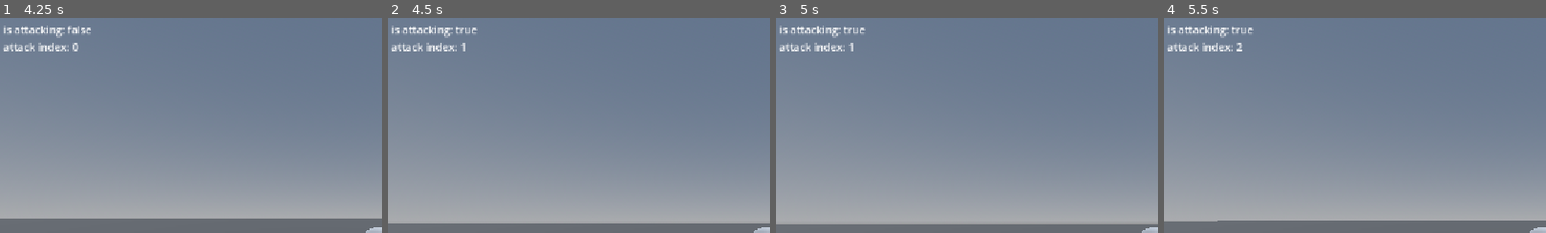
Above: before the commit, frames 1-4 (left to right).
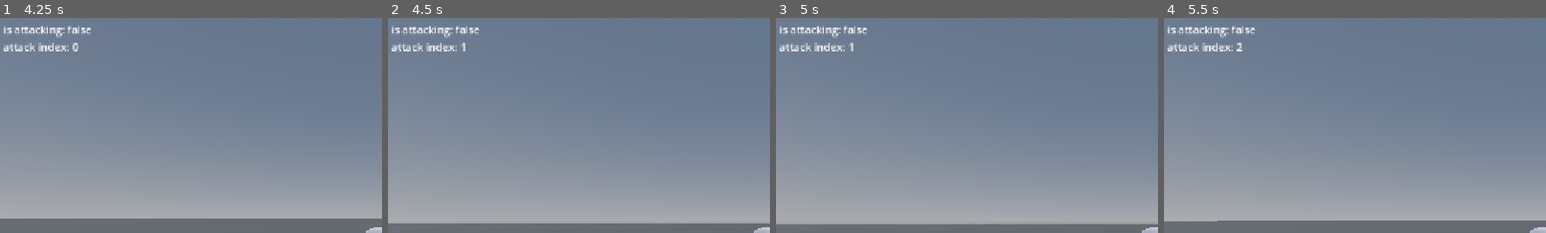
Above: after the commit, the same moments.

Repository: c-dez/fedel
Game: Godot game, scene res://main.tscn
Two runs of this game, one before a commit and one after it. Both use one fixed random seed, a clock stepped at 60 frames per second and the inputs below.
Inputs (mouse positions are % of the whole screen's width and height, from its top left):
- Up to frame 1 (4.25 s): move the mouse to (55, 50) at 0.52 s; hold W (up) from 0.53 s (still down); tap E (action) at 0.6, 2.3, 2.85 s; tap Space (jump) at 0.77, 1.52, 3.02, 3.77 s; click (55, 50) at 0.8 s; move the mouse to (45, 50) at 1.27 s; click (45, 50) at 1.35 s; right-click (45, 50) at 1.55 s; move the mouse to (52, 48) at 2.02 s; right-click (52, 48) at 2.1 s; move the mouse to (49, 52) at 2.77 s; click (49, 52) at 3.05 s; move the mouse to (57, 51) at 3.52 s; tap Shift (dodge) at 3.6 s; right-click (57, 51) at 3.8 s
- Up to frame 2 (4.5 s): keep holding W (up); move the mouse to (42, 49) at 4.27 s; click (42, 49) at 4.35 s
- Up to frame 3 (5 s): keep holding W (up); tap Space (jump) at 4.52 s; tap E (action) at 4.55 s
- Up to frame 4 (5.5 s): keep holding W (up); tap Enter at 5 s; move the mouse to (51, 50) at 5.02 s; right-click (51, 50) at 5.1 s; click (51, 50) at 5.3 s
The pictures show only the part of the screen within x 0-50%, y 3-53%; the shares and areas given below are measured in that part.

Frame 1 is identical in both runs. In frame 2, 0.1% of the frame differs, in the area x 18-24%, y 3-8%; in frame 3, 0.1%; in frame 4, 0.1%.

Commit message:
creado behavior para attack y recovery states

Diff:
--- a/Player/state_machine/states/attack.gd
+++ b/Player/state_machine/states/attack.gd
@@ -4,65 +4,64 @@
 
 
 var attacks_array: Array[BasicAttack] = []
+## numero de ataque
 var attack_index: int = 0
 var is_attacking: bool = false
 var request_next_attack: bool = false
+var attack_time: float = 0 ## tiempo desde que empezo el ataque
 
 
 @onready var player: Player = owner
 @onready var sm: StateMachine = get_parent()
-@onready var timer: Timer = Timer.new()
+# @onready var timer: Timer = Timer.new()
 
 
 func _ready() -> void:
 	_set_attacks_array()
-	add_child(timer)
-	timer.one_shot = true
-	timer.autostart = false
 
 
 func _process(_delta: float) -> void:
-
-
 	if sm.current_state != self:
 		if Input.is_action_just_pressed('left_mouse'):
 			if player.is_on_floor():
 				emit_signal('change_state_to', sm.current_state, 'attack')
-	if sm.current_state == self:
-		if Input.is_action_just_pressed('left_mouse'):
-			request_attack()
-
-	attack()
-
-
-func _physics_process(_delta: float) -> void:
-	is_attacking = timer.time_left
 
 
 func enter() -> void:
 	player.velocity.x = 0
 	player.velocity.z = 0
-	timer.start(attacks_array[0].attack_duration)
+
 	attacks_array[0].attack()
 	attack_index += 1
+	attack_time = 0.0
 
 
-func exit() -> void:
-	attack_index = 0
+func process(_delta: float) -> void:
+	if Input.is_action_just_pressed('left_mouse'):
+		request_attack()
+
+
+func physics_process(_delta: float) -> void:
+	attack_time += _delta
+
+	if attack_time >= attacks_array[0].attack_duration:
+		if request_next_attack:
+			start_attack()
+
+	if attack_time > attacks_array[0].attack_duration + 0.5:
+		emit_signal('change_state_to', self, 'recovery')
 
 
 func request_attack() -> void:
-	if is_attacking:
+	if attack_time > 0.2:
 		request_next_attack = true
 
 
-func attack() -> void:
-	var time_offset: float = 0.3
-	if request_next_attack and not is_attacking:
-		attacks_array[0].attack()
-		timer.start(attacks_array[0].attack_duration + time_offset)
-		request_next_attack = false
-		attack_index += 1
+func start_attack() -> void:
+	attack_time = 0.0
+	attack_index += 1
+	attacks_array[0].attack()
+	request_next_attack = false
 
 
 func _set_attacks_array() -> void:
--- a/Player/state_machine/states/recovery.gd
+++ b/Player/state_machine/states/recovery.gd
@@ -1,11 +1,38 @@
 extends State
 
-
-# Called when the node enters the scene tree for the first time.
-func _ready() -> void:
-	pass # Replace with function body.
+var attack_index: int = 0
+var timer_duration: float = 1.0
+@onready var sm: StateMachine = get_parent()
+@onready var timer: Timer = Timer.new()
+@onready var player: Player = owner
 
 
-# Called every frame. 'delta' is the elapsed time since the previous frame.
-func _process(delta: float) -> void:
-	pass
+func _ready() -> void:
+	add_child(timer)
+	timer.one_shot = true
+	timer.autostart = false
+	timer.connect('timeout', on_timer_timeout)
+
+
+func enter() -> void:
+	timer.start(timer_duration)
+
+
+func exit() ->void:
+	timer.stop()
+
+
+func process(_delta: float) -> void:
+	if player.get_input().length() > 0.0:
+		timer.stop()
+		reset_attack_index()
+		emit_signal('change_state_to', self, 'idle')
+
+
+func on_timer_timeout() -> void:
+	emit_signal('change_state_to', self, 'idle')
+	reset_attack_index()
+
+
+func reset_attack_index() -> void:
+	sm.states['attack'].attack_index = 0
